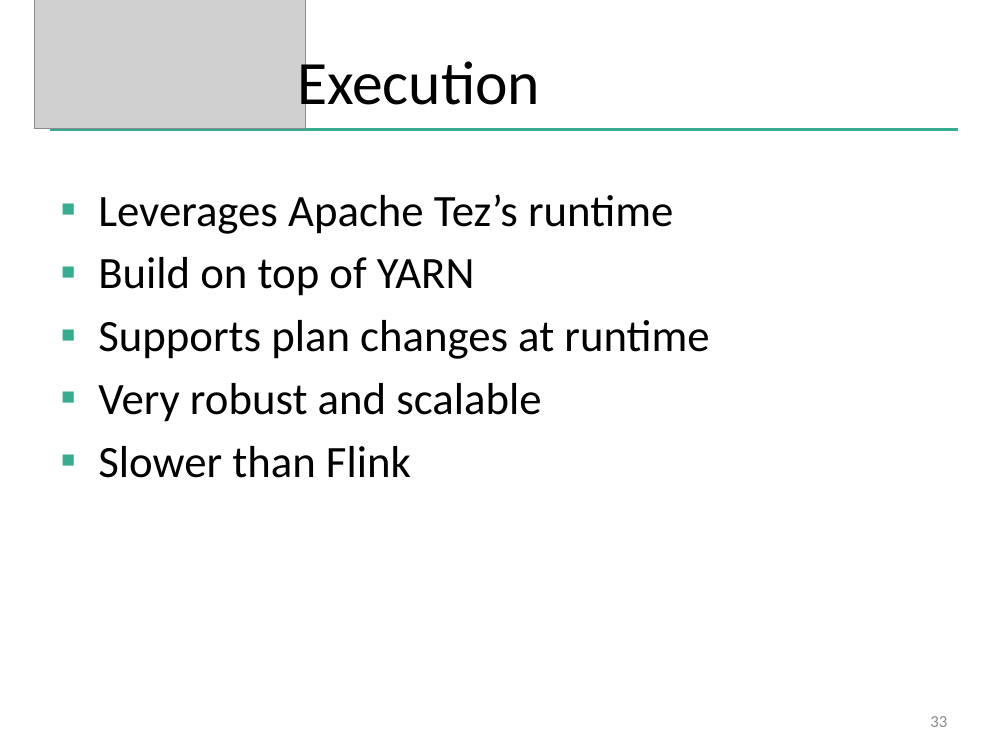
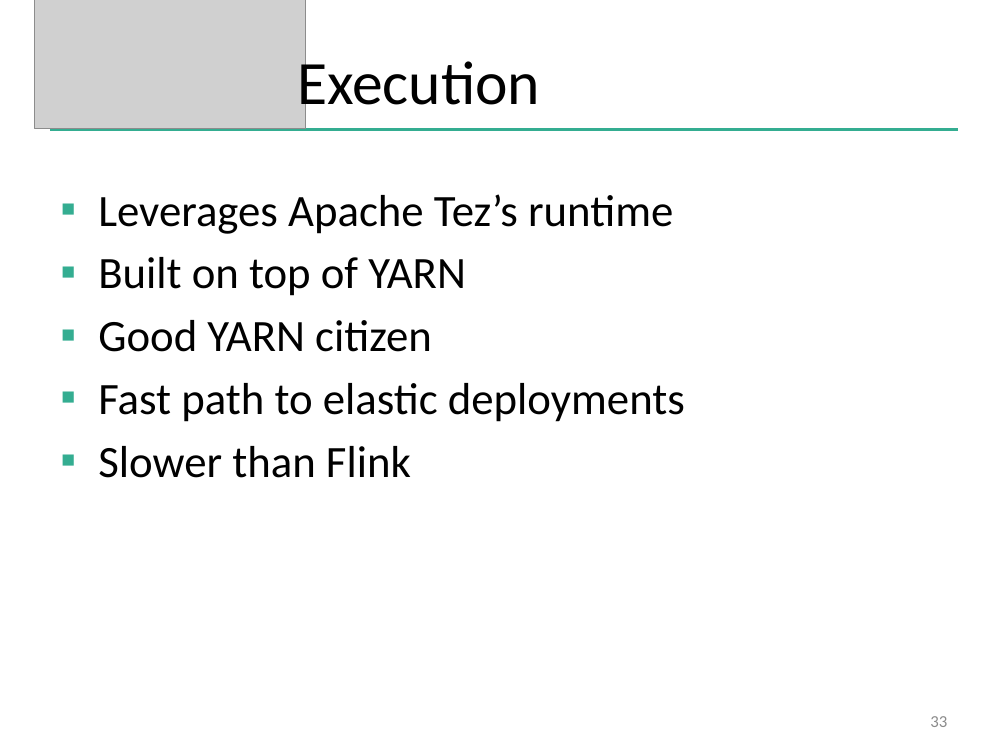
Before and after one commit to dataArtisans/flink-training-web, a slide deck: slide 33 of slides/flink_overview.pptx. Drawn at 1008x756 pixels with LibreOffice and Linux fonts; fonts in the diff are those of the drawing; grey boxes stand for pictures; background and template pictures are left out. Boxes give left, top, right and bottom in pixels: in the first picture for what was removed or moved away, otherwise in the second. Text is boxed around its words. In the diff, an @@ line names an element or a change of style, - is before the commit and + after.

Commit message:
Slides updated

```diff
--- a/slides/flink_overview.pptx
+++ b/slides/flink_overview.pptx
@@ text at box(98, 257, 685, 422): text changed @@
-▪ Build on top of YARN
-▪ Supports plan changes at runtime
-▪ Very robust and scalable
+▪ Built on top of YARN
+▪ Good YARN citizen
+▪ Fast path to elastic deployments
```
Also in this commit, not shown: 1 other slide changed, 1 other file.
